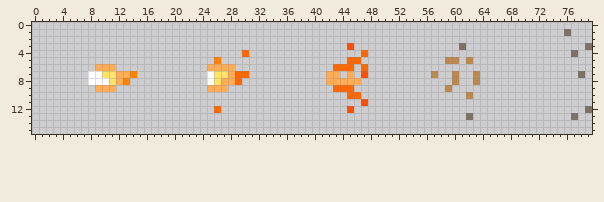
A sprite sheet gets an edit: imports/muzzle_flash.png. Above, as it was before the edit.
The file is 80x16 pixels.
After:
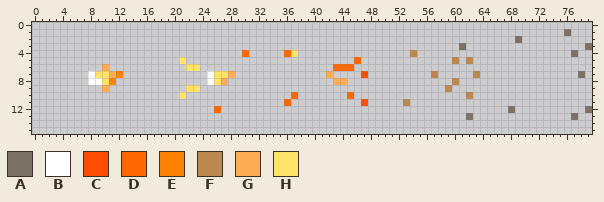
Palette (. is transparent): A #7b7166  B #ffffff  C #ff4e00  D #ff6800  E #ff8200  F #bd8850  G #ffac56  H #ffe368
What changed:
The edit adds colour A in row 2 at x 69; in row 12 at x 68.
The edit adds colour D in row 4 at x 36; in row 10 at x 37; in row 11 at x 36.
Colour G gives way to colour E in row 7 at x 12.
Colour H gives way to colour E in row 8 at x 11.
The edit adds colour F in row 4 at x 54; in row 11 at x 53.
Colour H gives way to colour G in row 7 at x 11.
The edit adds colour H in row 4 at x 37; in row 5 at x 21; in row 6 at x 22 to 23; in row 9 at x 22 to 23; in row 10 at x 21.
Colour B gives way to colour H in row 7 at x 9; in row 8 at x 10.
The edit erases colour C in row 3 at x 45; in row 12 at x 45.
The edit erases colour D in row 4 at x 47; in row 5 at x 45; in row 6 at x 47; in row 7 at x 29 to 30; in row 8 at x 29; in row 9 at x 43 to 45.
The edit erases colour D in row 10 at x 46.
The edit erases colour E in row 5 at x 26; in row 7 at x 14; in row 8 at x 13.
The edit erases colour F in row 5 at x 59; in row 7 at x 60; in row 8 at x 63.
The edit erases colour G in row 6 at x 9, 11 and 25 to 28; in row 7 at x 13, 43 and 45; in row 8 at x 12, 28, 42 and 45 to 46; in row 9 at x 9, 11 and 25 to 27.
